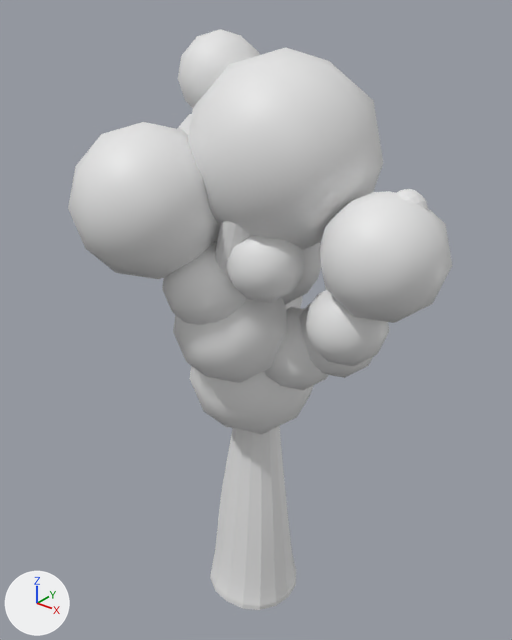
Before and after pictures for a commit that changed the FBX model Hookups/Assets/Models/Tree3.fbx.
One viewpoint serves both versions: a 50 mm lens placed at (16.29, 4.42, 13.63), pointed at (8.26, 14.45, 7.42). Arrows for +X, +Y and +Z are at lower left; the lights stay in place.

In view in the first picture: 'Tree3'.
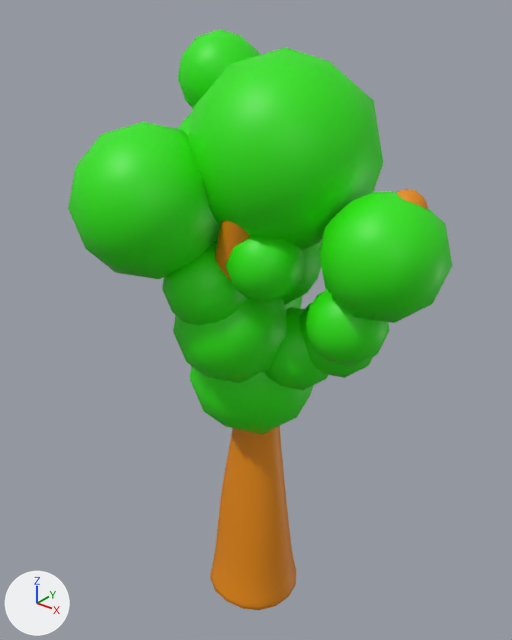
Where the change shows, as pixel boxes (x1, y1, x2, y2) in the pictures (512 x 640 px):
part 1 of me_plane, recoloured (grey to orange)
    both: (210, 189, 428, 610)
part 2 of me_plane, recoloured (grey to green)
    both: (68, 29, 452, 434)

Edits to the bpy script that builds the scene:
```text
Add mat_wood:
    mat_wood = principled_material('Wood')
    mat_wood.base_color = (0.8, 0.254, 0.0)  # orange #e78a00
Add mat_leaves:
    mat_leaves = principled_material('Leaves')
    mat_leaves.base_color = (0.0238, 0.8, 0.0)  # green #2be700
Change me_plane:
    where me_plane.from_pydata(...)  # 3857 vertices, 4484 faces; spans x -2.39..4.22, y -3.31..2.78, z 0.03..12.77
    used by ob_tree3; location = (8.04, 14.63, 0.0)
    me_plane part 1: 3124 of the faces centred in x -1.57..3.72, y -1.71..2.03, z 0.04..12.24 switch from no material to mat_wood (orange #e78a00)
    me_plane part 2: 1360 of the faces centred in x -2.37..4.2, y -3.15..2.66, z 4.87..12.69 switch from no material to mat_leaves (green #2be700)
```
